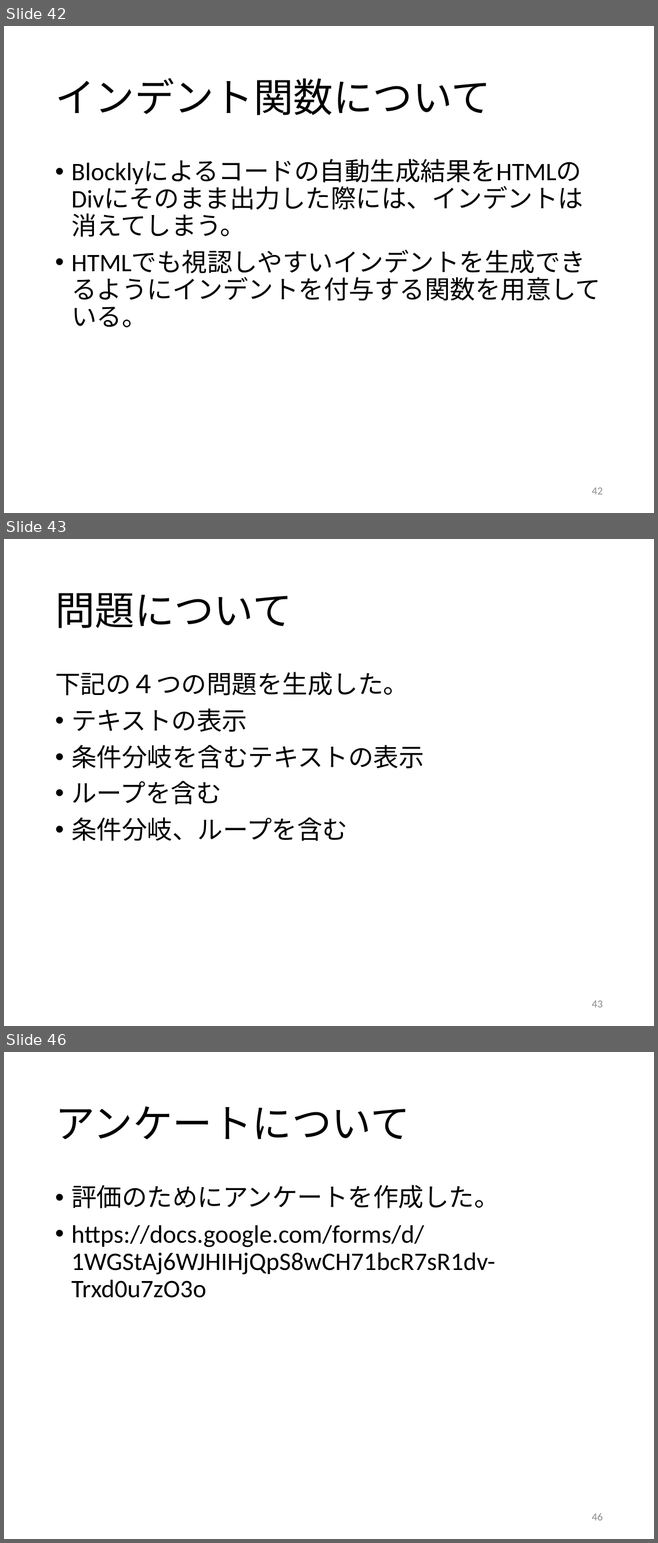
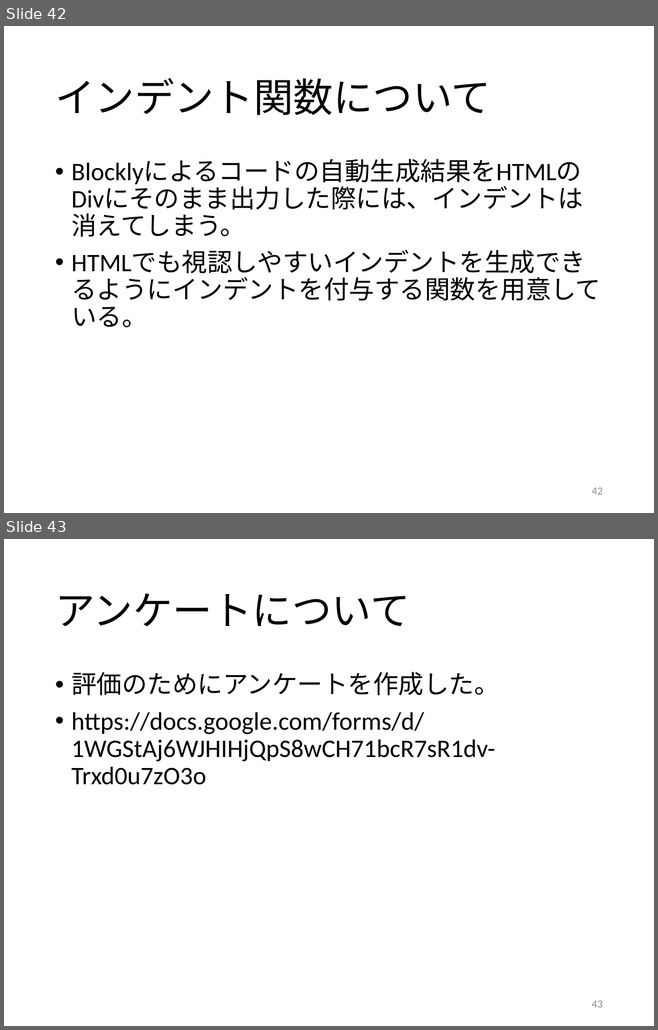
Before and after one commit to kait-takanolab/1821121-shimaoka-thesis, a slide deck: 1821121_shimaoka_sotsuken.pptx. Shown one above the other, each under a label of ours: slides 42, 43 and 46 before the commit, slides 42 and 43 after it; the slides between them are not shown. The pictures are 658x1543 and 658x1030 pixels, drawn with LibreOffice and Linux fonts; fonts in the diff are those of the drawing. Boxes give left, top, right and bottom in pixels: in the first picture for what was removed or moved away, otherwise in the second. Text is boxed around its words. In the diff, an @@ line names an element or a change of style, - is before the commit and + after.

```diff
--- a/1821121_shimaoka_sotsuken.pptx
+++ b/1821121_shimaoka_sotsuken.pptx
@@ slide 43 removed at (x1=4, y1=539, x2=654, y2=1026), background #FFFFFF @@
@@ title removed at (x1=55, y1=593, x2=292, y2=628) @@
-問題について
@@ text removed at (x1=55, y1=672, x2=424, y2=841) @@
-下記の４つの問題を生成した。
-• テキストの表示
-• 条件分岐を含むテキストの表示
-• ループを含む
-• 条件分岐、ループを含む
@@ page number removed at (x1=592, y1=1001, x2=603, y2=1008) @@
-43
@@ what was slide 46 is now slide 43 @@
@@ page number at (x1=592, y1=1001, x2=603, y2=1008): text changed @@
-46
+43
```
Also in this commit, not shown: 4 slides changed, 3 slides added, 2 other files.
